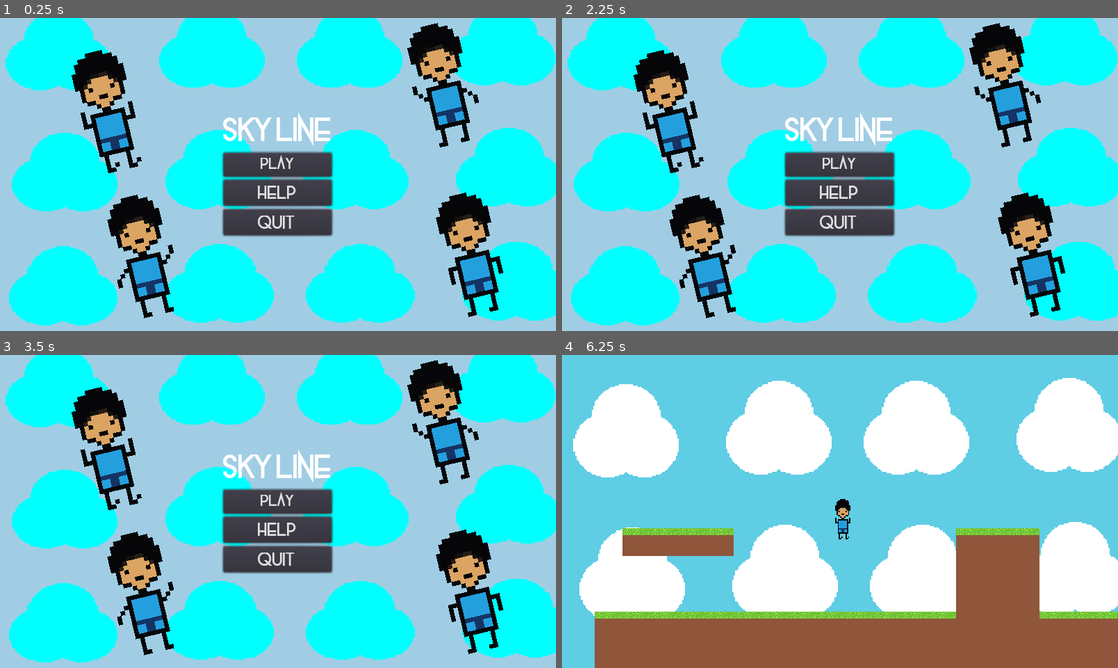
Above: before the commit, frames 1-4 (two rows, left to right).
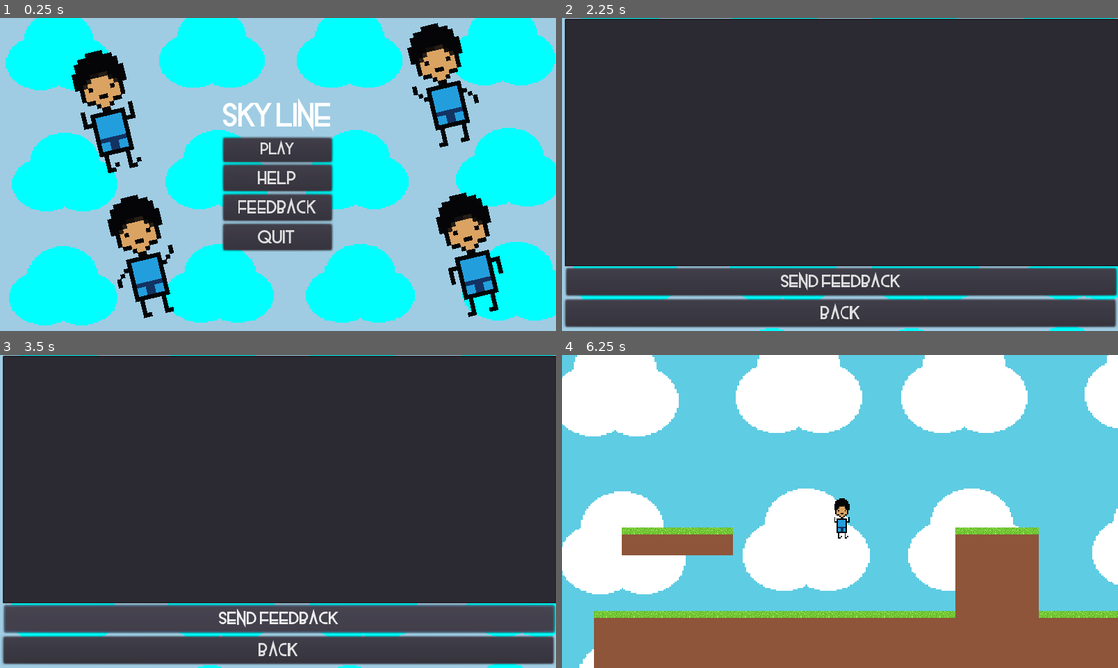
Above: after the commit, the same moments.

Repository: savith12321/sky-line
Game: Godot game, scene res://worlds/start menue.tscn
Two runs of this game, one before a commit and one after it. Both use one fixed random seed, a clock stepped at 60 frames per second and the inputs below.
Inputs (mouse positions are in pixels of both pictures, inside the frame that each line leads up to):
- Up to frame 1 (0.25 s): no input
- Up to frame 2 (2.25 s): click "help" at 0.5 s; click "back" at 1.25 s; click (840, 208) at 2 s, where only the run after the commit has a clickable "Feedback"
- Up to frame 3 (3.5 s): click (278, 617) at 2.75 s, where only the run after the commit has a clickable "Send feedback"
- Up to frame 4 (6.25 s): click (840, 649) at 3.5 s, where only the run after the commit has a clickable "Back"; click "Play" at 4.25 s; tap Enter at 5 s; hold R (R) 5.03-5.78 s; hold Right (ui_right) from 5.03 s (still down); tap Up (ui_up) at 5.27, 6.02 s; tap Space at 5.75 s; tap R (R) at 5.85 s

The runs differ from the first frame. In frame 1, 4.9% of the frame differs, in the area x 39-60%, y 25-75%; in frame 2, 94%, in the area x 0-100%, y 0-100%; in frame 3, 94%; in frame 4, 38%.

Commit message:
sky lineeeeeeeee

Diff:
--- a/assets/player.tscn
+++ b/assets/player.tscn
@@ -1,35 +1,35 @@
 [gd_scene load_steps=11 format=2]
 
-[ext_resource path="res://Sprites/Player/jump.png" type="Texture" id=1]
-[ext_resource path="res://Sprites/Player/run0.png" type="Texture" id=2]
-[ext_resource path="res://Sprites/Player/run1.png" type="Texture" id=3]
-[ext_resource path="res://Sprites/Player/idle.png" type="Texture" id=4]
-[ext_resource path="res://scripts/player.gd" type="Script" id=5]
-[ext_resource path="res://Sprites/Tiles/sky.png" type="Texture" id=6]
-[ext_resource path="res://Sprites/Player/dye2.png" type="Texture" id=7]
-[ext_resource path="res://Sprites/Player/dye.png" type="Texture" id=8]
+[ext_resource path="res://scripts/player.gd" type="Script" id=1]
+[ext_resource path="res://Sprites/Tiles/sky.png" type="Texture" id=2]
+[ext_resource path="res://Sprites/Player/idle.png" type="Texture" id=3]
+[ext_resource path="res://Sprites/Player/dye.png" type="Texture" id=4]
+[ext_resource path="res://Sprites/Player/dye2.png" type="Texture" id=5]
+[ext_resource path="res://Sprites/Player/run0.png" type="Texture" id=6]
+[ext_resource path="res://Sprites/Player/run1.png" type="Texture" id=7]
+[ext_resource path="res://Sprites/Player/jump.png" type="Texture" id=8]
 
 [sub_resource type="CapsuleShape2D" id=1]
 height = 26.9696
 
 [sub_resource type="SpriteFrames" id=2]
 animations = [ {
-"frames": [ ExtResource( 4 ) ],
+"frames": [ ExtResource( 3 ) ],
 "loop": true,
 "name": "idle",
 "speed": 5.0
 }, {
-"frames": [ ExtResource( 8 ), ExtResource( 7 ) ],
+"frames": [ ExtResource( 4 ), ExtResource( 5 ) ],
 "loop": true,
 "name": "kill",
 "speed": 10.0
 }, {
-"frames": [ ExtResource( 2 ), ExtResource( 3 ) ],
+"frames": [ ExtResource( 6 ), ExtResource( 7 ) ],
 "loop": true,
 "name": "run",
 "speed": 10.0
 }, {
-"frames": [ ExtResource( 1 ) ],
+"frames": [ ExtResource( 8 ) ],
 "loop": true,
 "name": "jump",
 "speed": 5.0
@@ -37,12 +37,17 @@
 
 [node name="player" type="KinematicBody2D"]
 position = Vector2( 323.502, 180.823 )
-script = ExtResource( 5 )
+script = ExtResource( 1 )
+
+[node name="camera2D" type="Camera2D" parent="."]
+offset = Vector2( 1, 1 )
+current = true
+smoothing_speed = 10.0
 
 [node name="sky" type="Sprite" parent="."]
-position = Vector2( 6.17698, 101.424 )
-scale = Vector2( 1.75865, 1.65481 )
-texture = ExtResource( 6 )
+position = Vector2( 45.677, 68.924 )
+scale = Vector2( 2.11615, 1.81731 )
+texture = ExtResource( 2 )
 
 [node name="player" type="CollisionShape2D" parent="."]
 position = Vector2( 3.36365, 8.82944 )
@@ -53,11 +58,3 @@
 scale = Vector2( 1.49552, 1.65038 )
 frames = SubResource( 2 )
 animation = "run"
-
-[node name="Camera2D" type="Camera2D" parent="."]
-current = true
-smoothing_speed = 10.0
-
-[node name="Camera2D2" type="Camera2D" parent="."]
-current = true
-smoothing_speed = 10.0
--- a/project.godot
+++ b/project.godot
@@ -8,16 +8,24 @@
 
 config_version=4
 
+_global_script_classes=[  ]
+_global_script_class_icons={
+}
+
 [application]
 
 config/name="sky line"
 run/main_scene="res://worlds/start menue.tscn"
-config/icon="res://icon.png"
+boot_splash/image="res://splash_screen.png"
+boot_splash/bg_color=Color( 1, 1, 1, 1 )
+config/icon="res://splash_screen.png"
 
 [display]
 
 window/size/width=640
 window/size/height=360
+window/size/resizable=false
+window/size/fullscreen=true
 window/size/test_width=1024
 window/size/test_height=720
 window/stretch/mode="2d"
@@ -37,5 +45,4 @@
 
 [rendering]
 
-quality/driver/driver_name="GLES2"
 environment/default_environment="res://default_env.tres"
--- a/scripts/startmenue.gd
+++ b/scripts/startmenue.gd
@@ -14,3 +14,7 @@
 
 func _on_Button_pressed():
 	get_tree().change_scene("res://worlds/Help.tscn")
+
+
+func _on_Feedback_pressed():
+	get_tree().change_scene("res://worlds/feedback.tscn")
--- /dev/null
+++ b/worlds/button_font.tres
@@ -0,0 +1,8 @@
+[gd_resource type="DynamicFont" load_steps=2 format=2]
+
+[sub_resource type="DynamicFontData" id=1]
+font_path = "res://Rockout-vVaM.ttf"
+
+[resource]
+size = 23
+font_data = SubResource( 1 )
--- /dev/null
+++ b/worlds/feedback.gd
@@ -0,0 +1,19 @@
+extends Node
+
+func make_post_request(url, data_to_send, use_ssl):
+	# Convert data to json string:
+	var query = data_to_send
+	print(query)
+	# Add 'Content-Type' header:
+	var headers = ["Content-Type: application/json"]
+	$HTTPRequest.request(url, headers, use_ssl, HTTPClient.METHOD_POST, query)
+
+
+func _on_send_feddback_pressed():
+	var text = $send_feddback/TextEdit.text
+	var thing = '{"content" : "' + text + '"}'
+	make_post_request("https://discord.com/api/webhooks/844885760347865099/SUgWJcmmNAsuEi2ZMQ8d_6jM8f0kbQ30hc4xfi3UrBGgiydOy80v_y9rTIpOZ8FFqoqY", thing, true)
+
+
+func _on_send_feddback2_pressed():
+	get_tree().change_scene("res://worlds/start menue.tscn")
--- /dev/null
+++ b/worlds/feedback.tscn
@@ -0,0 +1,47 @@
+[gd_scene load_steps=4 format=2]
+
+[ext_resource path="res://Sprites/Tiles/sky2.png" type="Texture" id=1]
+[ext_resource path="res://worlds/button_font.tres" type="DynamicFont" id=2]
+[ext_resource path="res://worlds/feedback.gd" type="Script" id=4]
+
+[node name="feedback" type="Node"]
+script = ExtResource( 4 )
+
+[node name="sky2" type="Sprite" parent="."]
+position = Vector2( 323, 177 )
+scale = Vector2( 1.785, 1.405 )
+texture = ExtResource( 1 )
+
+[node name="send_feddback" type="Button" parent="."]
+margin_left = 5.17841
+margin_top = 287.736
+margin_right = 638.178
+margin_bottom = 318.736
+custom_fonts/font = ExtResource( 2 )
+text = "Send feedback"
+__meta__ = {
+"_edit_use_anchors_": false
+}
+
+[node name="TextEdit" type="TextEdit" parent="send_feddback"]
+margin_left = -1.94052
+margin_top = -286.919
+margin_right = 636.059
+margin_bottom = -1.91882
+
+[node name="Back" type="Button" parent="."]
+margin_left = 4.11893
+margin_top = 323.758
+margin_right = 637.119
+margin_bottom = 354.758
+custom_fonts/font = ExtResource( 2 )
+text = "Back"
+__meta__ = {
+"_edit_use_anchors_": false
+}
+
+[node name="HTTPRequest" type="HTTPRequest" parent="."]
+
+[connection signal="pressed" from="send_feddback" to="." method="_on_send_feddback_pressed"]
+[connection signal="pressed" from="Back" to="." method="_on_send_feddback2_pressed"]
+[connection signal="pressed" from="Back" to="." method="_on_send_feddback_pressed"]
--- a/worlds/start menue.tscn
+++ b/worlds/start menue.tscn
@@ -1,11 +1,12 @@
-[gd_scene load_steps=15 format=2]
+[gd_scene load_steps=14 format=2]
 
-[ext_resource path="res://Sprites/Tiles/sky2.png" type="Texture" id=1]
-[ext_resource path="res://Sprites/Player/idle.png" type="Texture" id=2]
-[ext_resource path="res://Sprites/Player/jump.png" type="Texture" id=3]
-[ext_resource path="res://Sprites/Player/run0.png" type="Texture" id=4]
-[ext_resource path="res://Sprites/Player/run1.png" type="Texture" id=5]
-[ext_resource path="res://scripts/startmenue.gd" type="Script" id=6]
+[ext_resource path="res://scripts/startmenue.gd" type="Script" id=1]
+[ext_resource path="res://Sprites/Tiles/sky2.png" type="Texture" id=2]
+[ext_resource path="res://worlds/button_font.tres" type="DynamicFont" id=3]
+[ext_resource path="res://Sprites/Player/jump.png" type="Texture" id=4]
+[ext_resource path="res://Sprites/Player/run0.png" type="Texture" id=5]
+[ext_resource path="res://Sprites/Player/run1.png" type="Texture" id=6]
+[ext_resource path="res://Sprites/Player/idle.png" type="Texture" id=7]
 
 [sub_resource type="DynamicFontData" id=1]
 hinting = 1
@@ -29,17 +30,10 @@
 size = 23
 font_data = SubResource( 5 )
 
-[sub_resource type="DynamicFontData" id=7]
-font_path = "res://Rockout-vVaM.ttf"
-
-[sub_resource type="DynamicFont" id=8]
-size = 23
-font_data = SubResource( 7 )
-
 [node name="Control" type="Control"]
 anchor_right = 1.0
 anchor_bottom = 1.0
-script = ExtResource( 6 )
+script = ExtResource( 1 )
 __meta__ = {
 "_edit_use_anchors_": false
 }
@@ -58,9 +52,9 @@
 
 [node name="VBoxContainer" type="VBoxContainer" parent="CenterContainer"]
 margin_left = 255.0
-margin_top = 107.0
+margin_top = 90.0
 margin_right = 385.0
-margin_bottom = 252.0
+margin_bottom = 270.0
 __meta__ = {
 "_edit_use_anchors_": false
 }
@@ -85,34 +79,42 @@
 margin_top = 79.0
 margin_right = 130.0
 margin_bottom = 110.0
-custom_fonts/font = SubResource( 6 )
+custom_fonts/font = ExtResource( 3 )
 text = "help"
 
-[node name="Quit" type="Button" parent="CenterContainer/VBoxContainer"]
+[node name="Feedback" type="Button" parent="CenterContainer/VBoxContainer"]
 margin_top = 114.0
 margin_right = 130.0
 margin_bottom = 145.0
-custom_fonts/font = SubResource( 8 )
+custom_fonts/font = ExtResource( 3 )
+text = "Feedback"
+
+[node name="Quit" type="Button" parent="CenterContainer/VBoxContainer"]
+margin_top = 149.0
+margin_right = 130.0
+margin_bottom = 180.0
+custom_fonts/font = SubResource( 6 )
 text = "quit"
 
 [node name="jump" type="Sprite" parent="."]
 position = Vector2( 124.5, 112 )
 rotation = -0.23373
 scale = Vector2( 5.07143, 5 )
-texture = ExtResource( 3 )
+texture = ExtResource( 4 )
 
 [node name="run0" type="Sprite" parent="jump"]
 position = Vector2( 75.568, 11.9013 )
-texture = ExtResource( 4 )
+texture = ExtResource( 5 )
 
 [node name="run1" type="Sprite" parent="jump"]
 position = Vector2( 0.305359, 34.3059 )
-texture = ExtResource( 5 )
+texture = ExtResource( 6 )
 
 [node name="idle" type="Sprite" parent="jump"]
 position = Vector2( 72.9794, 51.3401 )
-texture = ExtResource( 2 )
+texture = ExtResource( 7 )
 
 [connection signal="pressed" from="CenterContainer/VBoxContainer/Play" to="." method="_on_play_pressed"]
 [connection signal="pressed" from="CenterContainer/VBoxContainer/Help" to="." method="_on_Button_pressed"]
+[connection signal="pressed" from="CenterContainer/VBoxContainer/Feedback" to="." method="_on_Feedback_pressed"]
 [connection signal="pressed" from="CenterContainer/VBoxContainer/Quit" to="." method="_on_Quit_pressed"]
Not shown, changed: export_presets.cfg
Binary file added: icon.png
Binary file added: splash_screen.png
Not shown, added: splash_screen.png.import
Not shown: 1 places in worlds/start menue.tscn that only renumber resources
Not shown, added: icon.png~
Not shown, changed: pull.sh
Not shown, added: splash_screen.png~
